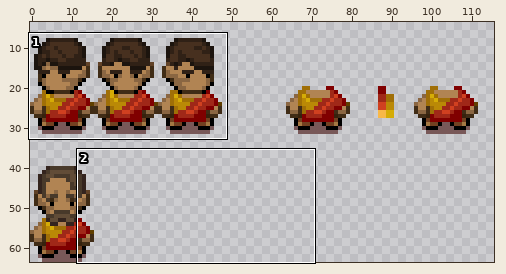
Two versions of one sprite sheet, data/sprites/npc/monks.png. Above: a wide view before the commit, with the close-up outlined.
Close-up. Old version:
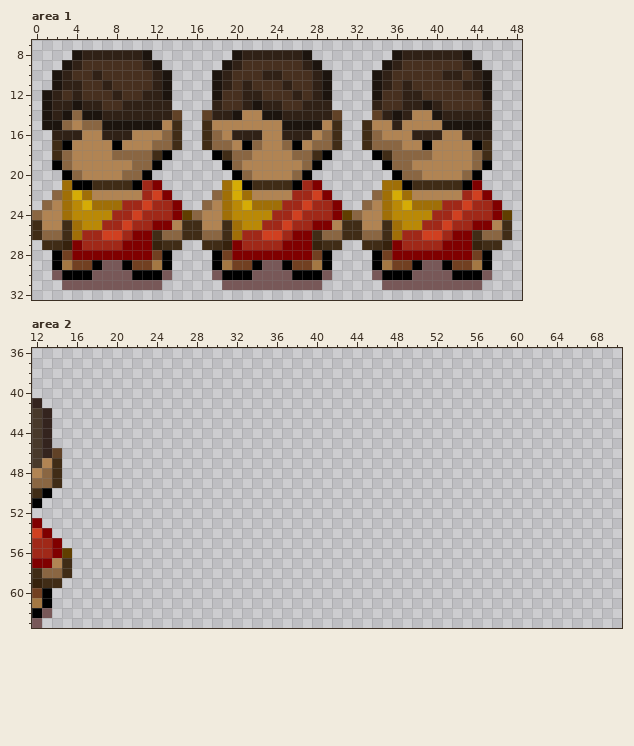
The file is 128x64 pixels. Colours within 5 levels of each other are drawn and written as one. Shown: area 1: x 0..48, y 7..32; area 2: x 12..70, y 36..63. The wide view leaves out empty margins.
After:
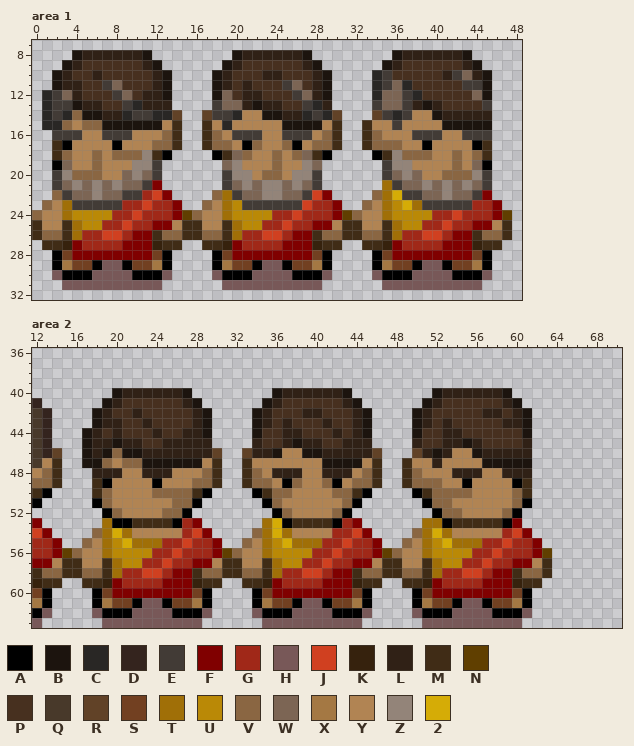
Palette (. is transparent): A #000000  B #1c140e  C #292725  D #34241e  E #423b36  F #800000  G #a02818  H #785858  J #d04020  K #36220d  L #302116  M #402c16  N #603f00  P #47301f  Q #48392a  R #614227  S #724021  T #a06f07  U #ba8906  V #8a6642  W #7c6554  X #a47843  Y #b18453  Z #938479  2 #d5ac06
Difference:
Area 1:
y 10: x 34..35 BL -> CE; x 42..43 LP -> EW
y 11: x 7..8 LP -> EW; x 25..26 LP -> EW; x 34..37 BLPL -> CEWC; x 43..44 LL -> EE
y 12: x 1..3 BLP -> CEW; x 8..9 LP -> EW; x 19 P -> W; x 26..27 LP -> EW; x 34..38 BPPLL -> CWWEC; x 44 P -> W
y 13: x 1..3 BLL -> CEE; x 9..10 LL -> EC; x 18..20 LPP -> EWW; x 27..28 LL -> EC; x 34..37 LPPL -> EWWE; x 45 L -> E
y 14: x 1..3 BLB -> CEC; x 9..13 LLLLL -> CEECC; x 18..20 LLB -> EEC; x 27..29 LLL -> CEC; x 35..37 LBL -> ECE
y 15: x 1..2 BB -> CC; x 19 Y -> C; x 36 L -> E
y 16: x 2..4 LLL -> EEE; x 7..9 LLL -> EEE; x 20..22 LLL -> EEE; x 25..27 LLL -> EEE; x 38..40 LLL -> EEE; x 43..45 LLL -> EEE
y 18: x 6 Y -> V; x 11 V -> Z; x 20 V -> W; x 24 Y -> V; x 27 V -> W; x 36 V -> Z; x 42 Y -> V
y 19: x 3 V -> W; x 6 Y -> V; x 10..12 VVA -> ZZE; x 19..20 AV -> WZ; x 24 Y -> V; x 27..28 VA -> ZW; x 35..37 AVV -> EZZ; x 42 Y -> V; x 44 V -> W
y 20: x 2..3 .A -> EZ; x 5..6 YY -> VV; x 9..12 VVA. -> WZWE; x 19..21 .AV -> EZZ; x 23..24 YY -> VV; x 26..28 VA. -> ZZE; x 35..38 .AVV -> EWZW; x 41..42 YY -> VV; x 44..45 A. -> ZE
y 21: x 2..11 .TAAMMMMAG -> EWZWZWZWWE; x 19..28 T2AMMMMAGF -> EWZWZZWZWE; x 36..45 TAMMMMMAF. -> EWWZWZWZWE
y 22: x 3..10 T2TYYYYY -> EWWZWWEE; x 20..27 2TYYYYGG -> EWWZZWWE; x 37..44 TYYYYYGJ -> EEWWZWWE
y 23: x 4..8 U2TTT -> EEEEE; x 21..26 2TTTGG -> EEEEEE; x 39..43 TTGGJ -> EEEEE
Area 2:
y 40: x 20..27 ........ -> BLLLLLLB; x 36..43 ........ -> BLLLLLLB; x 52..59 ........ -> BLLLLLLB
y 41: x 19..28 .......... -> BLPPPPPPLB; x 35..44 .......... -> BLPPPPPPLB; x 51..60 .......... -> BLPPPPPPLB
y 42: x 18..29 ............ -> BLPPLPPPPPLB; x 34..45 ............ -> BLPPPLLPPPLB; x 50..61 ............ -> BLPPPPPLLPLB
y 43: x 18..29 ............ -> BLLPPLPPPPLB; x 34..45 ............ -> BLPLPPPLPPLB; x 50..61 ............ -> BLPLPPPPPLLB
y 44: x 17..29 ............. -> BLPLPPPLPPLLB; x 34..45 ............ -> BPPLLPPPLPLB; x 50..61 ............ -> BPPLLPPPPPPB
y 45: x 17..29 ............. -> BLLBLLPPLLLLL; x 34..45 ............ -> LPPLBLLPPLLL; x 50..61 ............ -> LPPLLBLPPPPL
y 46: x 17..30 .............. -> BLBVBBLLLLLLLR; x 33..46 .............. -> RLLBYYBBLLLLLR; x 50..61 ............ -> RLBLYYBLLLLL
y 47: x 17..30 .............. -> BBVYVVBBBBBBYM; x 33..46 .............. -> MYYYYYYYBBBBYM; x 49..61 ............. -> MYYLYYYYBBBBB
y 48: x 18..30 ............. -> LLLYYLLLYYYVM; x 33..46 .............. -> MVYLLLYYLLLYVM; x 49..61 ............. -> MVYYYLLLYYLLL
y 49: x 18..30 ............. -> MAYYYYAYYYVVM; x 33..46 .............. -> MVVYAVYYVAYVVM; x 49..61 ............. -> MVVVYYAYYYYAM
y 50: x 18..29 ............ -> MVYYYYVVVVMA; x 34..45 ............ -> AMVVYYYYVVMA; x 50..61 ............ -> AMVVVVYYYYVM
y 51: x 18..28 ........... -> AVYYYYYYVVA; x 35..44 .......... -> AVYYYYYYVA; x 51..61 ........... -> AVVYYYYYYVA
y 52: x 19..27 ......... -> AVYYYYVVA; x 36..43 ........ -> AVYYYYVA; x 52..60 ......... -> AVVYYYYVA
y 53: x 19..28 .......... -> TAAMMMMAGF; x 35..44 .......... -> T2AMMMMAGF; x 51..60 .......... -> TTAMMMMMAF
y 54: x 18..29 ............ -> VT2TYYYYYGJF; x 34..45 ............ -> VT2TYYYYGGJF; x 50..61 ............ -> VT2TYYYYYGJF
y 55: x 17..30 .............. -> VYTU2TTTGGJGGF; x 33..46 .............. -> VYTU2TTTGGJGGF; x 49..62 .............. -> VYTU2TTTGGJGGF
y 56: x 16..63 ................................................ -> VYYTUUUUGGJGGGFNVYYTUUUUGGJGGGFNVYYTUUUUGGJGGGFN
y 57: x 16..63 ................................................ -> MYYMTUUGGJGGFFYMMYYMTUUGGJGGFFYMMYYMTUUGGJGGFFYM
y 58: x 16..63 ................................................ -> MVVMTGGJJGFFMVVMMVVMTGGJJGFFMVVMMVVMTGGJJGFFMVVM
y 59: x 17..30 .............. -> MMKFGGGGFFFKMM; x 33..46 .............. -> MMKFGGGGFFFKMM; x 49..62 .............. -> MMKFGGGGFFFKMM
y 60: x 18..29 ............ -> ASFFFFFFFFSA; x 34..45 ............ -> ASFFFFFFFFSA; x 50..61 ............ -> ASFFFFFFFFSA
y 61: x 18..29 ............ -> AXSSAHHASSXA; x 34..45 ............ -> AXSSAHHASSXA; x 50..61 ............ -> AXSSAHHASSXA
y 62: x 18..29 ............ -> HAAAHHHHAAAH; x 34..45 ............ -> HAAAHHHHAAAH; x 50..61 ............ -> HAAAHHHHAAAH
y 63: x 19..28 .......... -> HHHHHHHHHH; x 35..44 .......... -> HHHHHHHHHH; x 51..60 .......... -> HHHHHHHHHH
Pixel boxes of the changes (left, top, right, bottom) in both close-ups:
changed: (372, 70, 492, 210)
changed: (42, 80, 172, 210)
changed: (212, 80, 332, 210)
added: (72, 388, 552, 628)
